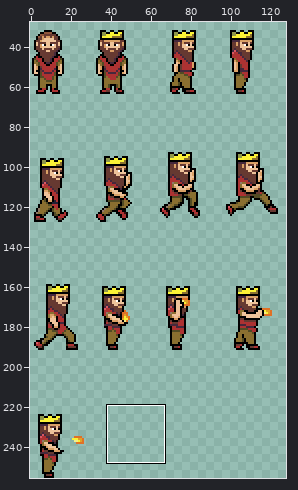
A sprite sheet gets an edit: Assets/Sprites/Characters/boss_spritesheet.png. The picture above shows the old version from afar; the outline marks the close-up.
Close-up. As it was:
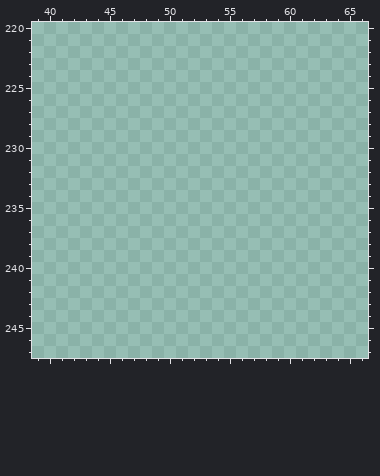
The file is 128x256 pixels. Pixels under 10% opacity are left out. Colours within 5 levels of each other are drawn and written as one. Shown: x 39..66, y 220..247. The wide view leaves out empty margins.
The result:
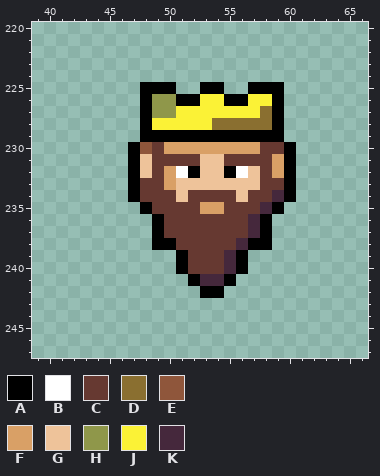
Palette (. is transparent): A #000000  B #ffffff  C #663931  D #8a6f30  E #8f563b  F #d9a066  G #eec39a  H #8f974a  J #fbf236  K #45283c
What changed:
{"y":225,"x":48,"old":"...","new":"AAA"}
{"y":225,"x":53,"old":"..","new":"AA"}
{"y":225,"x":57,"old":"...","new":"AAA"}
{"y":226,"x":48,"old":"............","new":"AHHAAJJAAJJA"}
{"y":227,"x":48,"old":"............","new":"AHHJJJJJJJDA"}
{"y":228,"x":48,"old":"............","new":"AJJJJJDDDDDA"}
{"y":229,"x":48,"old":"............","new":"AAAAAAAAAAAA"}
{"y":230,"x":47,"old":"..............","new":"AECFFFFFFFFCCA"}
{"y":231,"x":47,"old":"..............","new":"AGCCCCGGCCCCFA"}
{"y":232,"x":47,"old":"..............","new":"AGCFBAGGABGCFA"}
{"y":233,"x":47,"old":"..............","new":"ACCFGGGGGGGCCA"}
{"y":234,"x":47,"old":"..............","new":"ACCCGCCCCGCCKA"}
{"y":235,"x":48,"old":"............","new":"ACCCCFFCCCKA"}
{"y":236,"x":49,"old":"..........","new":"ACCCCCCCKA"}
{"y":237,"x":49,"old":"..........","new":"ACCCCCCCKA"}
{"y":238,"x":49,"old":"..........","new":"AACCCCCKAA"}
{"y":239,"x":51,"old":"......","new":"ACCCKA"}
{"y":240,"x":51,"old":"......","new":"ACCCKA"}
{"y":241,"x":52,"old":"....","new":"AKKA"}
{"y":242,"x":53,"old":"..","new":"AA"}
{"label":"added","picture_box":[128,82,296,298]}
